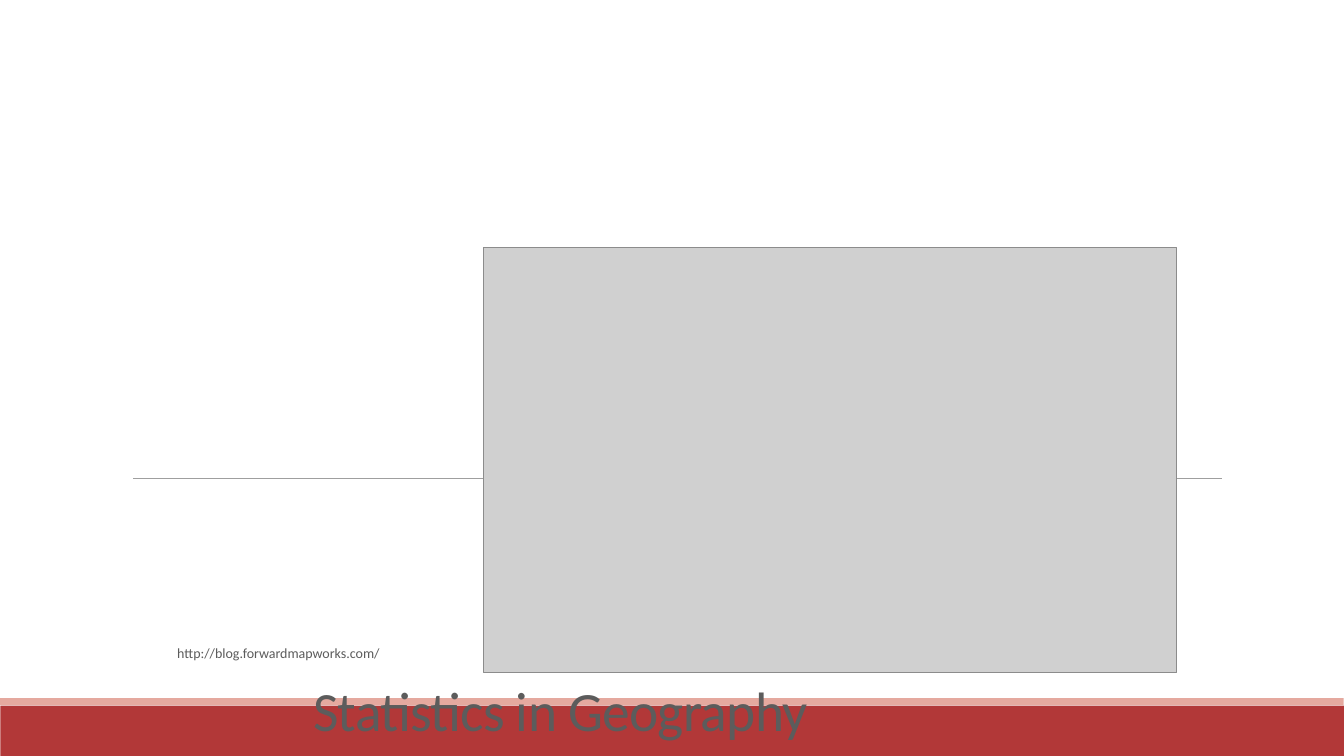
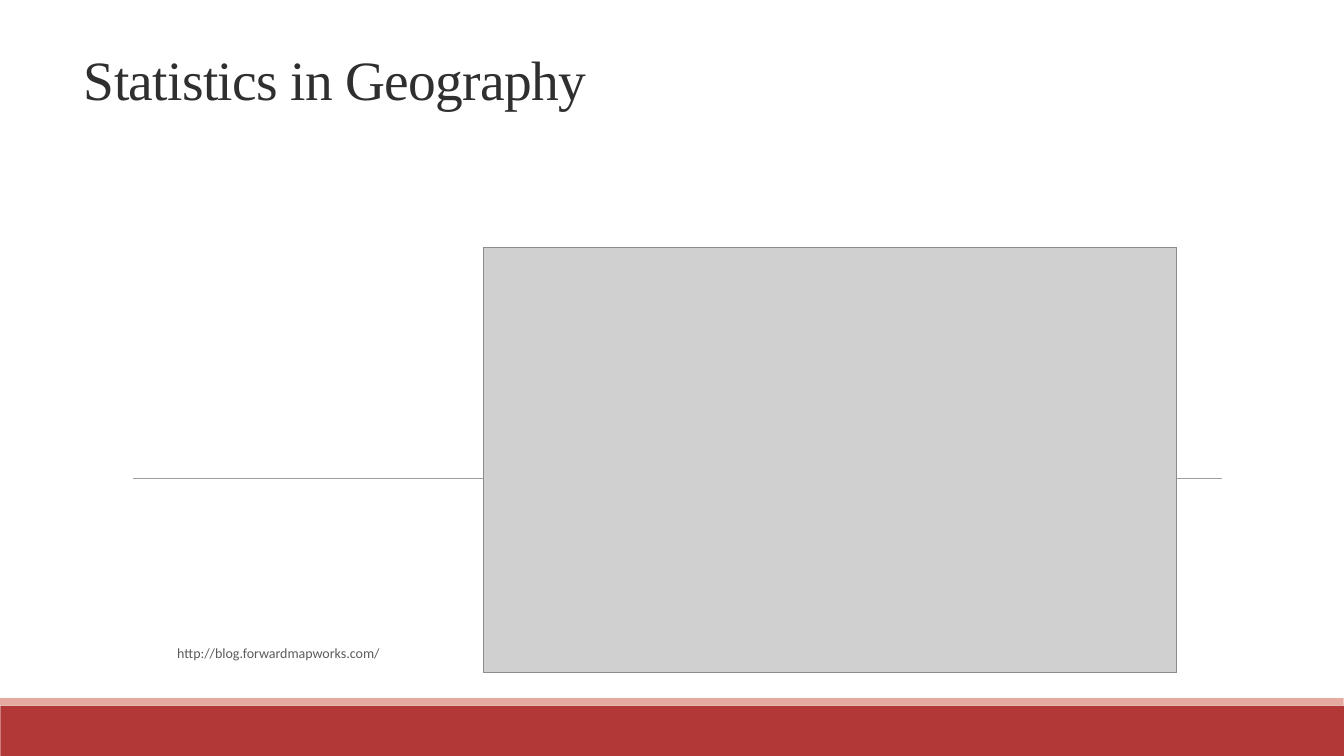
Before and after one commit to communitymaplab/geog4300_datascience, a slide deck: slide 15 of in_class_slides/geog4300_L01-Introductions.pptx (slide 2 before the commit). Drawn at 1344x756 pixels with LibreOffice and Linux fonts; fonts in the diff are those of the drawing; grey boxes stand for pictures. Boxes give left, top, right and bottom in pixels: in the first picture for what was removed or moved away, otherwise in the second. Text is boxed around its words. In the diff, an @@ line names an element or a change of style, - is before the commit and + after.

```diff
--- a/in_class_slides/geog4300_L01-Introductions.pptx
+++ b/in_class_slides/geog4300_L01-Introductions.pptx
@@ title "Statistics in Geography": place and size @@
-title "Statistics in Geography" at <box>313,685,807,741</box>
+title "Statistics in Geography" at <box>84,61,586,110</box>
@@ title "Statistics in Geography" at <box>84,61,586,110</box>: font Calibri to Times New Roman, text colour #5C5C5C to #2F2F2F @@
```
Also in this commit, not shown: 7 slides added, 1 slide removed.
